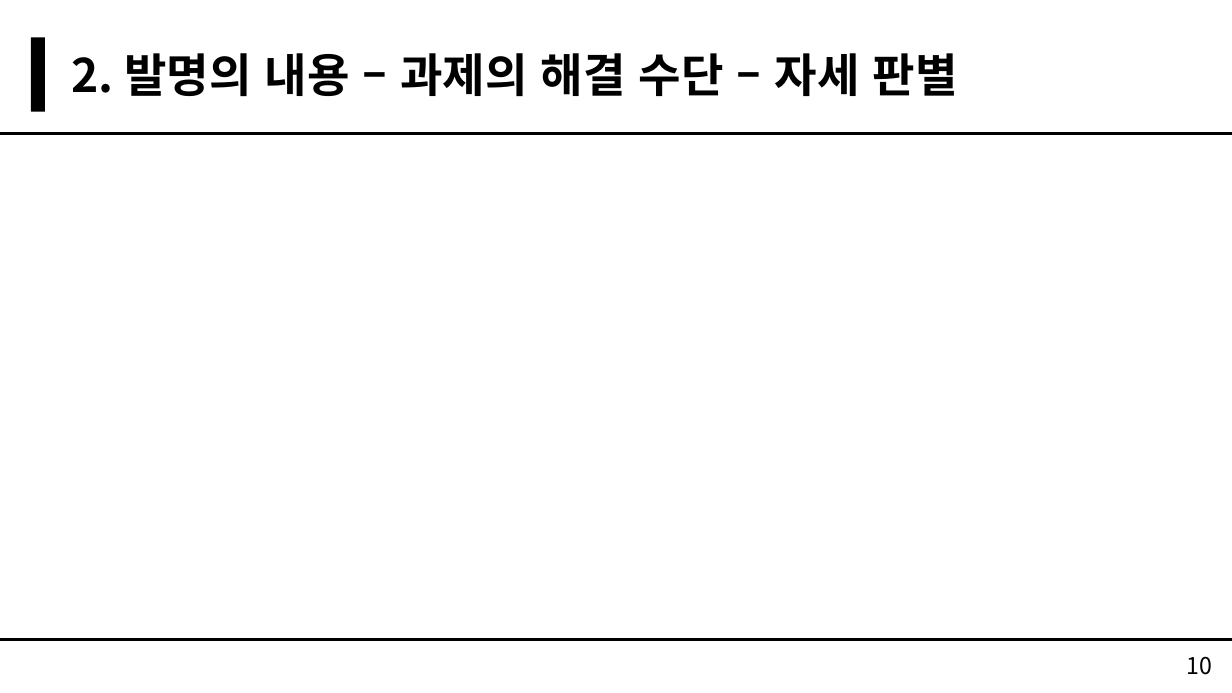
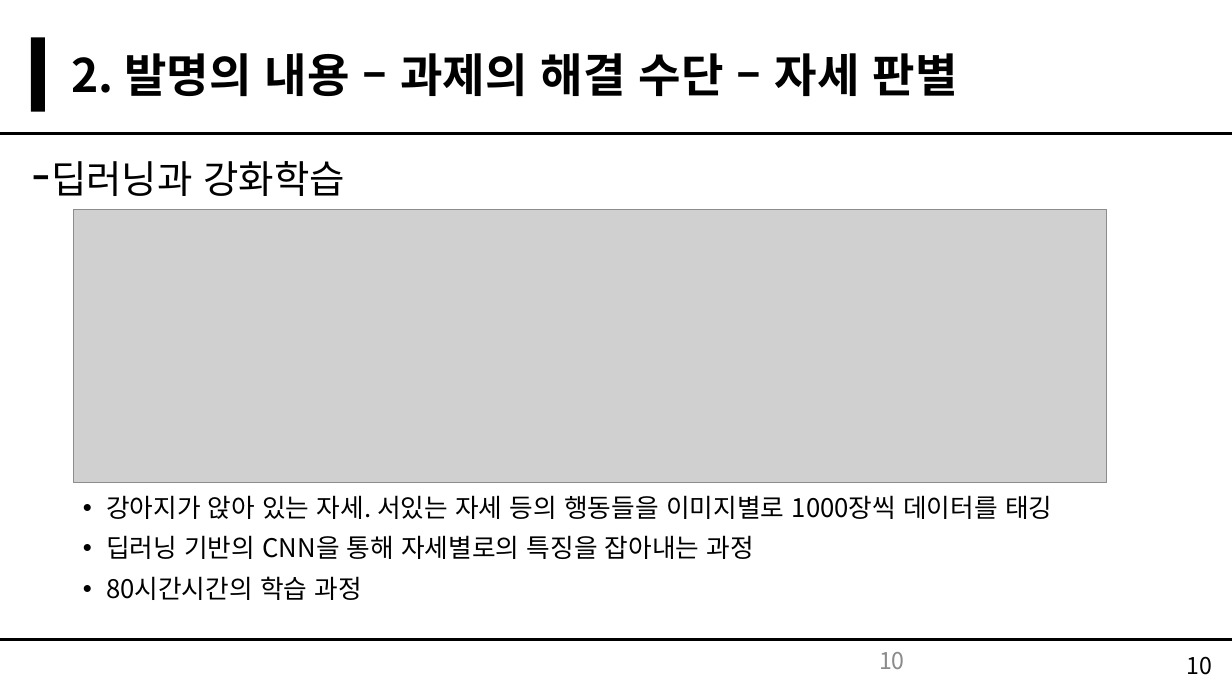
Before and after one commit to greatmanfantasy/GGCS, a slide deck: slide 10 of Report/특허경진대회/특허경진대회 발표 PPT - 개가천선.pptx. Drawn at 1232x693 pixels with LibreOffice and Linux fonts; fonts in the diff are those of the drawing; grey boxes stand for pictures. Boxes give left, top, right and bottom in pixels: in the first picture for what was removed or moved away, otherwise in the second. Text is boxed around its words. In the diff, an @@ line names an element or a change of style, - is before the commit and + after.

Commit message:
자세판별부 추가

```diff
--- a/Report/특허경진대회/특허경진대회 발표 PPT - 개가천선.pptx
+++ b/Report/특허경진대회/특허경진대회 발표 PPT - 개가천선.pptx
@@ text added at (x1=51, y1=161, x2=345, y2=196), 30 pt, text #000000 @@
+-딥러닝과 강화학습
@@ picture added at (x1=74, y1=210, x2=1107, y2=483) @@
@@ text added at (x1=106, y1=495, x2=1052, y2=600), 20 pt, text #000000 @@
+• 강아지가 앉아 있는 자세. 서있는 자세 등의 행동들을 이미지별로 1000장씩 데이터를 태깅
+• 딥러닝 기반의 CNN을 통해 자세별로의 특징을 잡아내는 과정
+• 80시간시간의 학습 과정
@@ page number added at (x1=879, y1=652, x2=905, y2=669), 18 pt, text #8C8C8C @@
+10
```
Also in this commit, not shown: 3 other slides changed.
